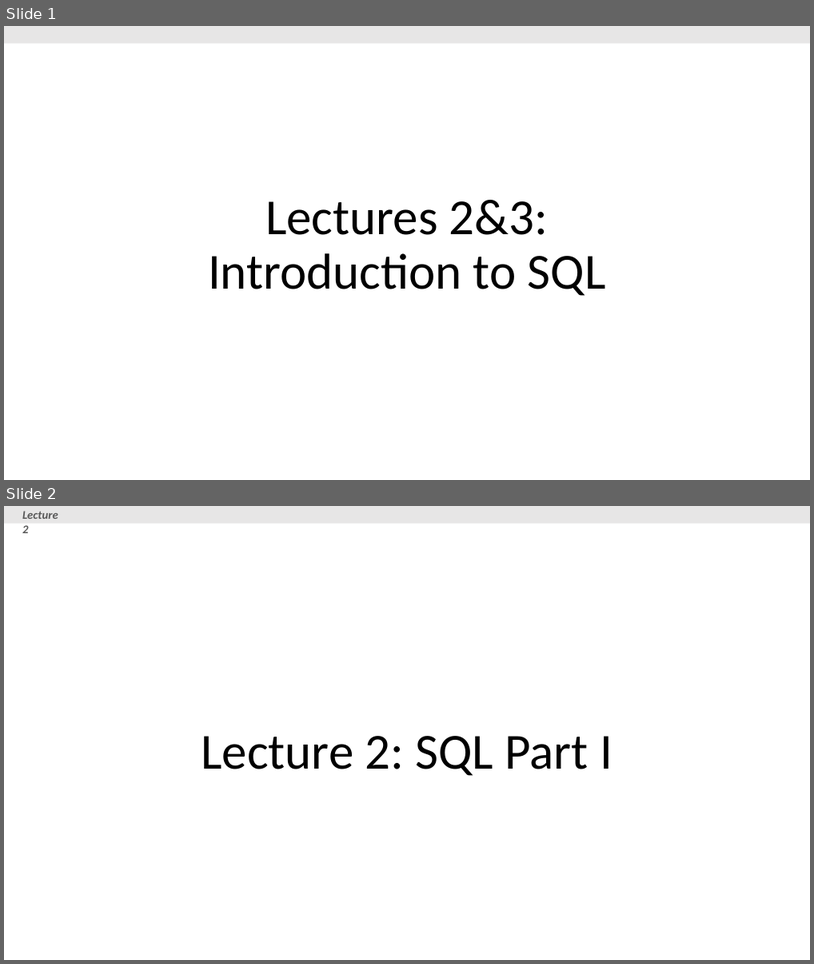
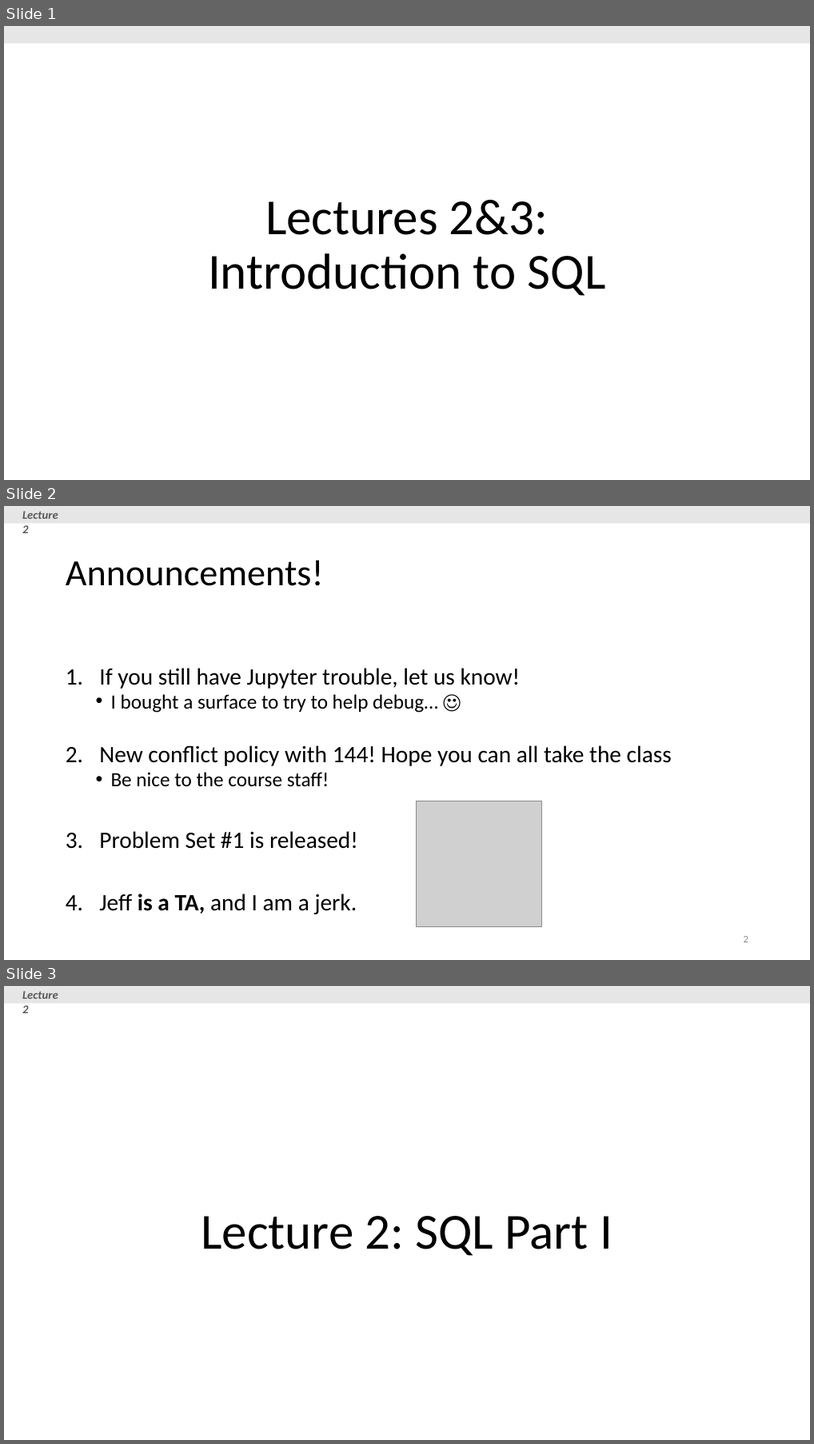
Before and after one commit to HazyResearch/cs145-notebooks-2016, a slide deck: lecture-2-3/Lecture_2_3_SQL.pptx. Shown one above the other, each under a label of ours: slides 1 and 2 before the commit, slides 1, 2 and 3 after it. The pictures are 814x964 and 814x1444 pixels, drawn with LibreOffice and Linux fonts; fonts in the diff are those of the drawing; grey boxes stand for pictures. Boxes give left, top, right and bottom in pixels: in the first picture for what was removed or moved away, otherwise in the second. Text is boxed around its words. In the diff, an @@ line names an element or a change of style, - is before the commit and + after.

```diff
--- a/lecture-2-3/Lecture_2_3_SQL.pptx
+++ b/lecture-2-3/Lecture_2_3_SQL.pptx
@@ slide 2 added at bbox=[4, 506, 810, 960], background #FFFFFF @@
@@ rectangle added at bbox=[4, 506, 810, 524], fill #E7E6E6 @@
@@ text added at bbox=[22, 511, 58, 533], 14 pt, text #595959, bold, italic @@
+Lecture 2
@@ title added at bbox=[66, 560, 324, 586], 44 pt, text #000000 @@
+Announcements!
@@ text added at bbox=[99, 668, 672, 914], 28 pt, text #000000 @@
+1. If you still have Jupyter trouble, let us know!
+  • I bought a surface to try to help debug… ☺
+2. New conflict policy with 144! Hope you can all take the class
+  • Be nice to the course staff!
+3. Problem Set #1 is released!
+4. Jeff is a TA, and I am a jerk.
@@ picture added at bbox=[416, 800, 542, 927] @@
@@ page number added at bbox=[744, 936, 749, 942], 12 pt, text #8C8C8C @@
+2
@@ what was slide 2 is now slide 3 @@
```
Also in this commit, not shown: 12 slides changed, 1 other slide added, 1 slide removed, 4 other files.
